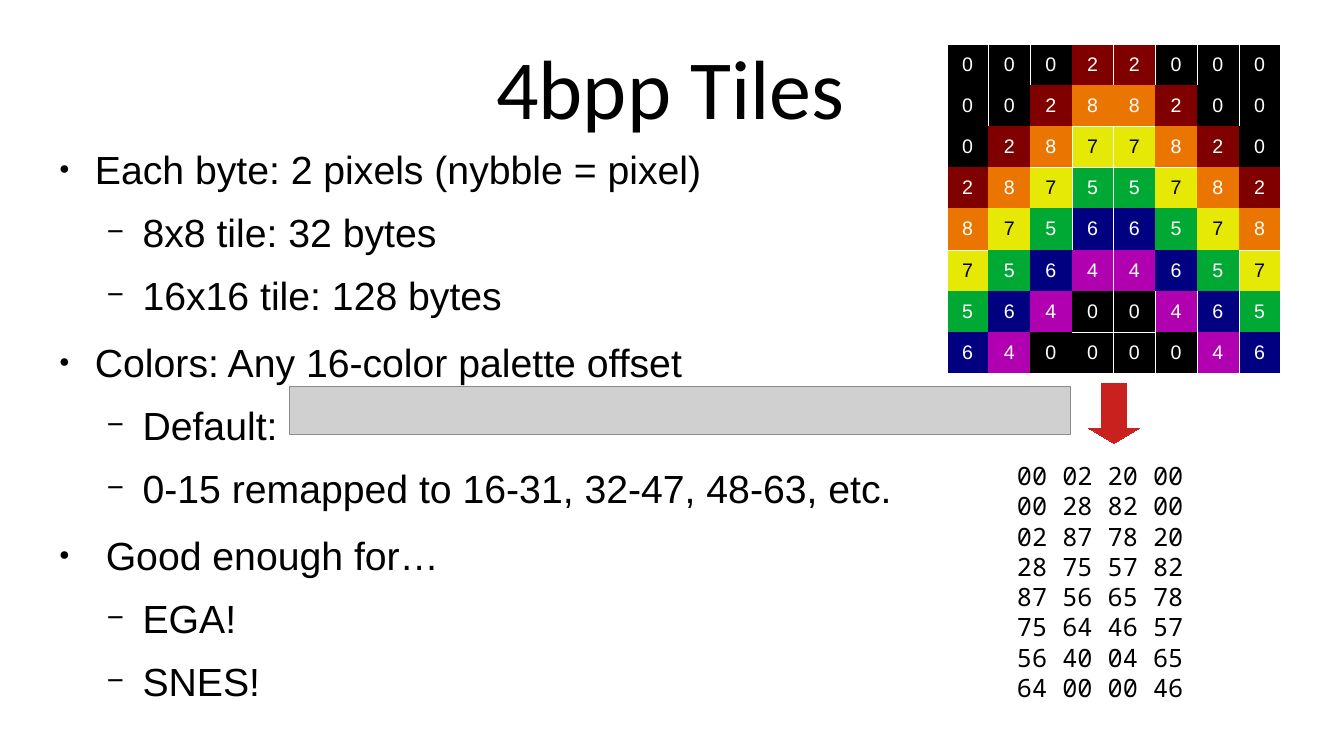
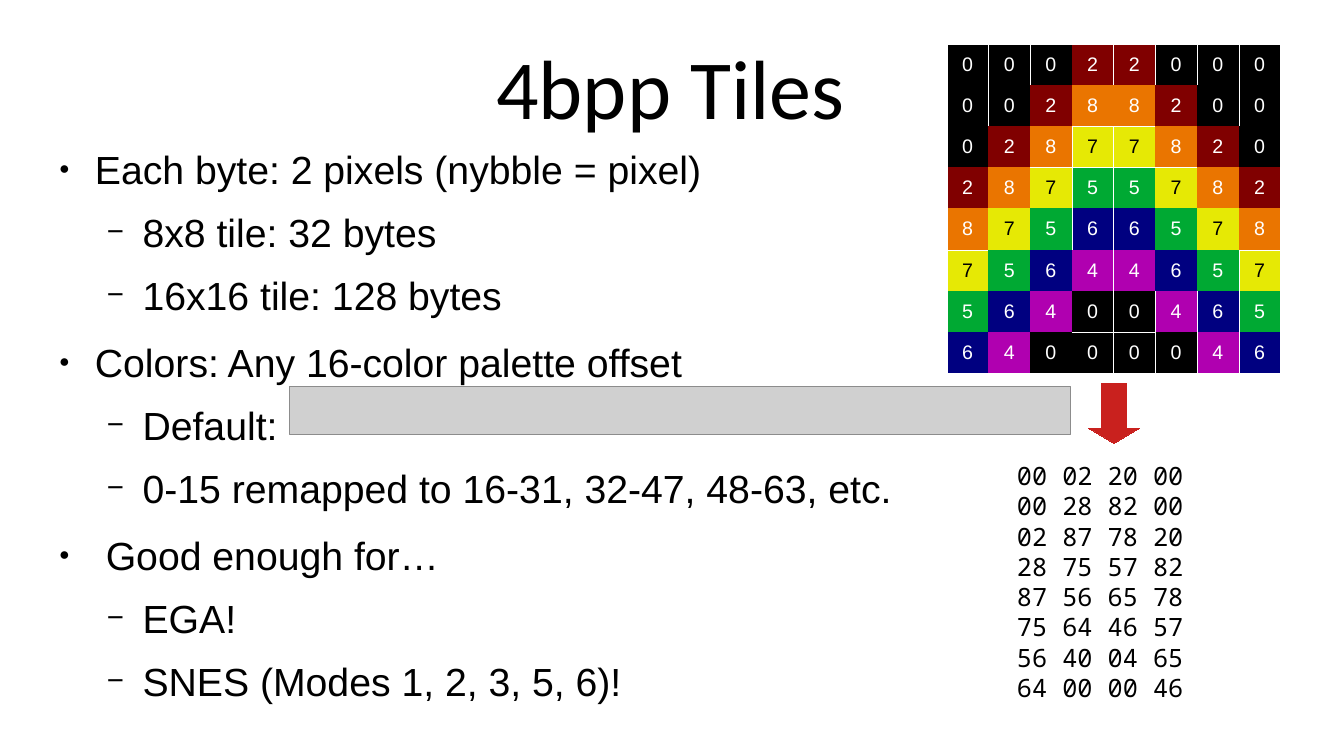
Before and after one commit to SlithyMatt/x16-assembly-tutorial, a slide deck: slide 5 of Lesson12/Lesson12.odp. Drawn at 1344x756 pixels with LibreOffice and Linux fonts; fonts in the diff are those of the drawing; grey boxes stand for pictures. Boxes give left, top, right and bottom in pixels: in the first picture for what was removed or moved away, otherwise in the second. Text is boxed around its words. In the diff, an @@ line names an element or a change of style, - is before the commit and + after.

```diff
--- a/Lesson12/Lesson12.odp
+++ b/Lesson12/Lesson12.odp
@@ text at [143, 667, 622, 704]: text changed @@
-  − SNES!
+  − SNES (Modes 1, 2, 3, 5, 6)!
```
Also in this commit, not shown: 2 slides added, 2 slides removed.
